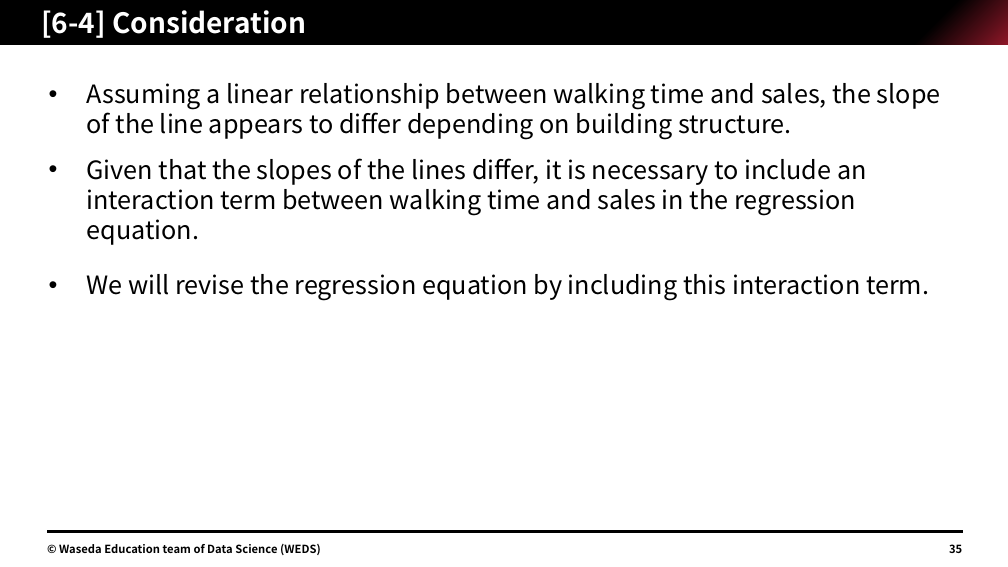
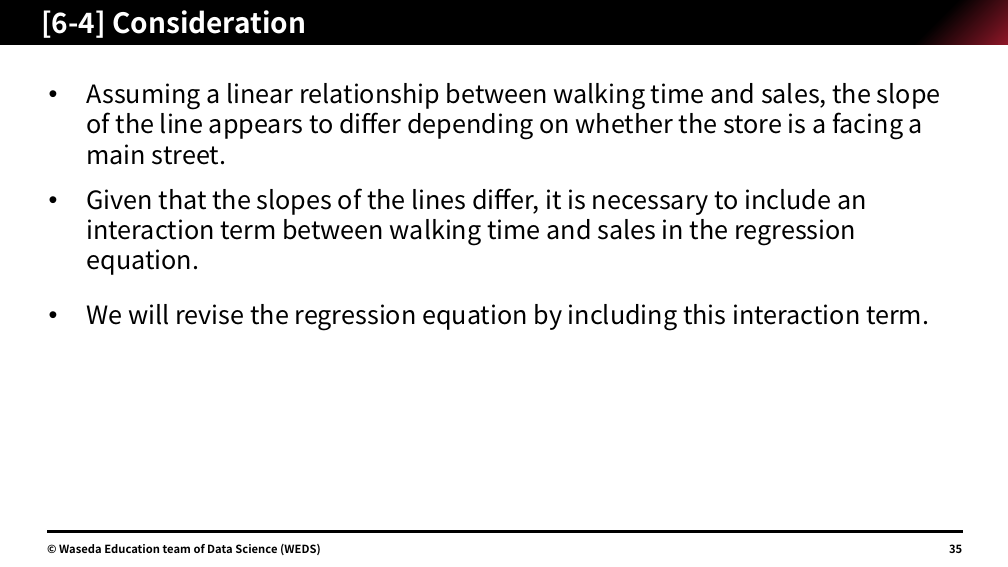
Before and after one commit to Jimin-Park0901/Data-Science, a slide deck: slide 35 of Store_Sale/assignment/1W22CF16.pptx. Drawn at 1008x567 pixels with LibreOffice and Linux fonts; fonts in the diff are those of the drawing. Boxes give left, top, right and bottom in pixels: in the first picture for what was removed or moved away, otherwise in the second. Text is boxed around its words. In the diff, an @@ line names an element or a change of style, - is before the commit and + after.

```diff
--- a/Store_Sale/assignment/1W22CF16.pptx
+++ b/Store_Sale/assignment/1W22CF16.pptx
@@ text at <box>86,83,941,165</box>: text changed @@
-• Assuming a linear relationship between walking time and sales, the slope of the line appears to differ depending on building structure.
+• Assuming a linear relationship between walking time and sales, the slope of the line appears to differ depending on whether the store is a facing a main street.
```
Also in this commit, not shown: 9 other slides changed, 1 other file.
